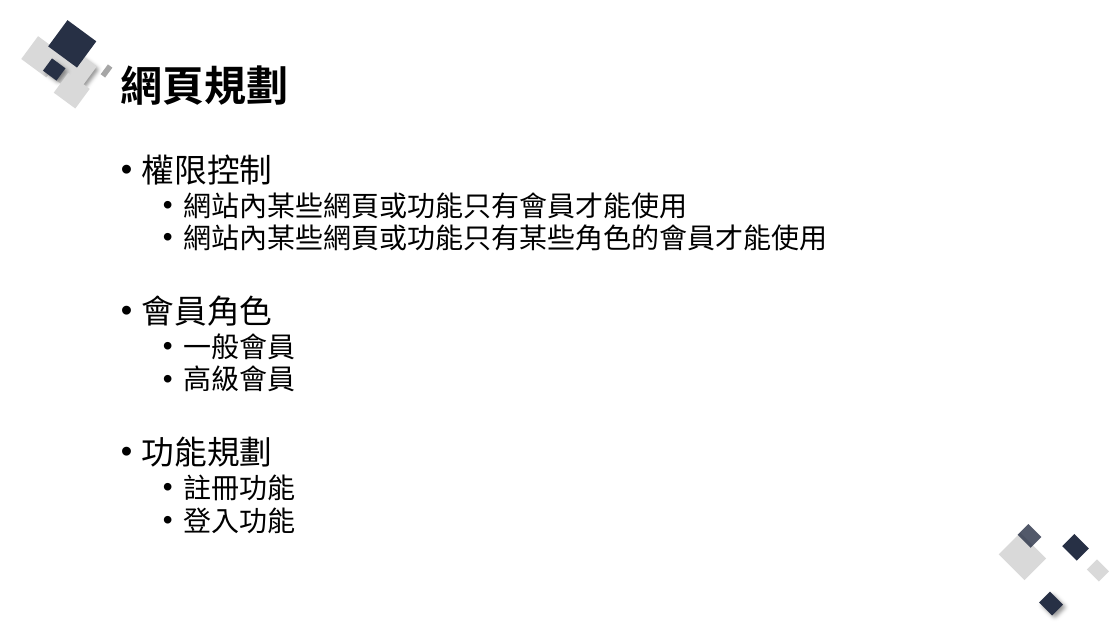
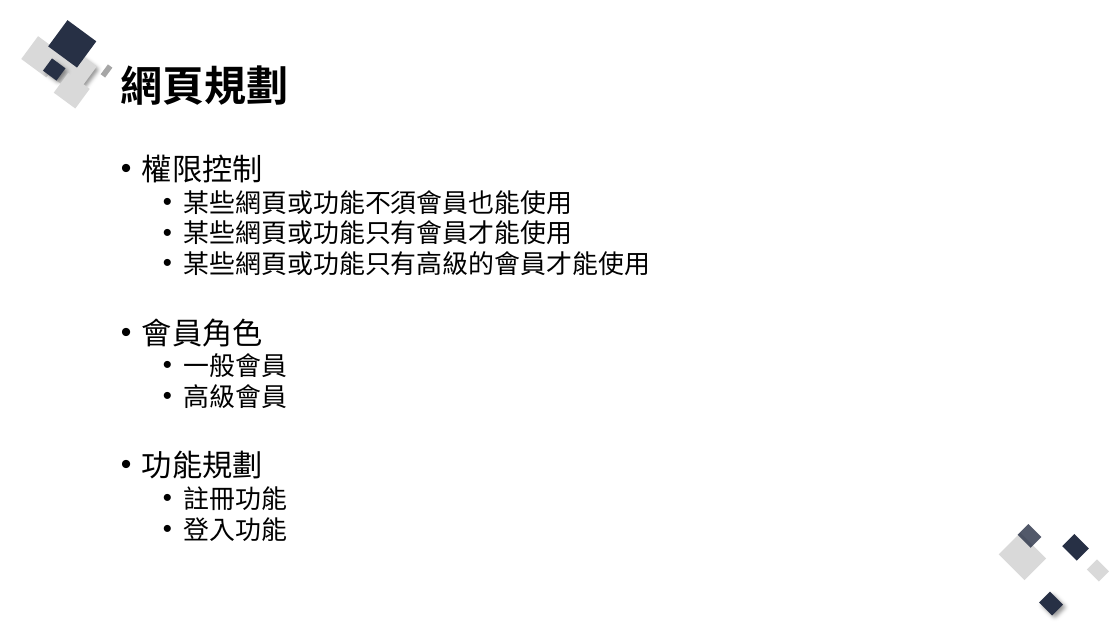
Before and after one commit to Q81JIAXIONG/-, a slide deck: slide 3 of 投影片/4.實作-帳號註冊、登入網頁.pptx. Drawn at 1120x630 pixels with LibreOffice and Linux fonts; fonts in the diff are those of the drawing. Boxes give left, top, right and bottom in pixels: in the first picture for what was removed or moved away, otherwise in the second. Text is boxed around its words. In the diff, an @@ line names an element or a change of style, - is before the commit and + after.

Commit message:
登入驗證範例大致完成

```diff
--- a/投影片/4.實作-帳號註冊、登入網頁.pptx
+++ b/投影片/4.實作-帳號註冊、登入網頁.pptx
@@ text at (142,154,288,541): size 28 to 25.9 pt in "權限控制", "會員角色", "功能規劃"; size 24 to 22.2 pt in "一般會員", "高級會員", "註冊功能", "登入功能" @@
@@ text at (184,190,650,276): text changed; size 24 to 22.2 pt @@
-  • 網站內某些網頁或功能只有會員才能使用
-  • 網站內某些網頁或功能只有某些角色的會員才能使用
+  • 某些網頁或功能不須會員也能使用
+  • 某些網頁或功能只有會員才能使用
+  • 某些網頁或功能只有高級的會員才能使用
```
Also in this commit, not shown: 7 other slides changed, 7 slides added, 17 other files.
